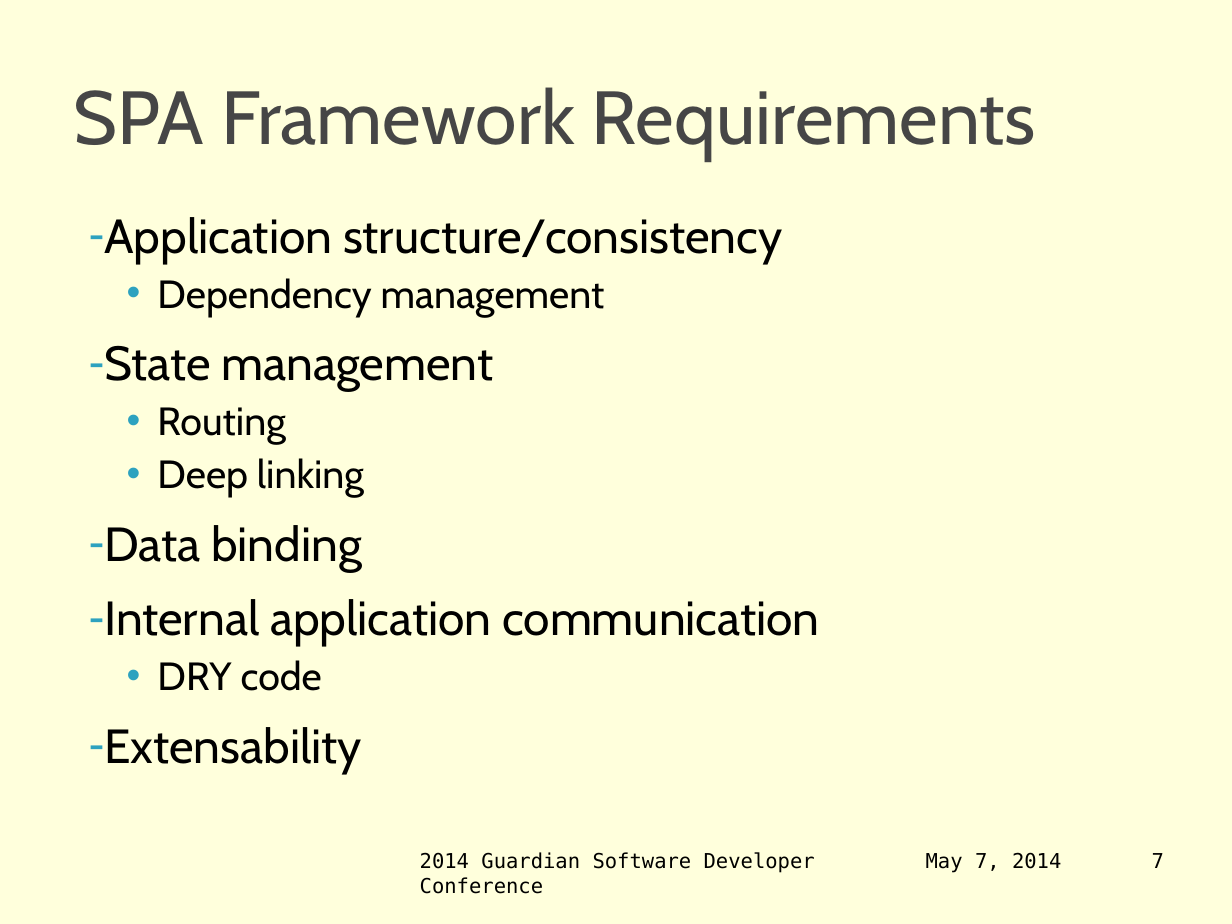
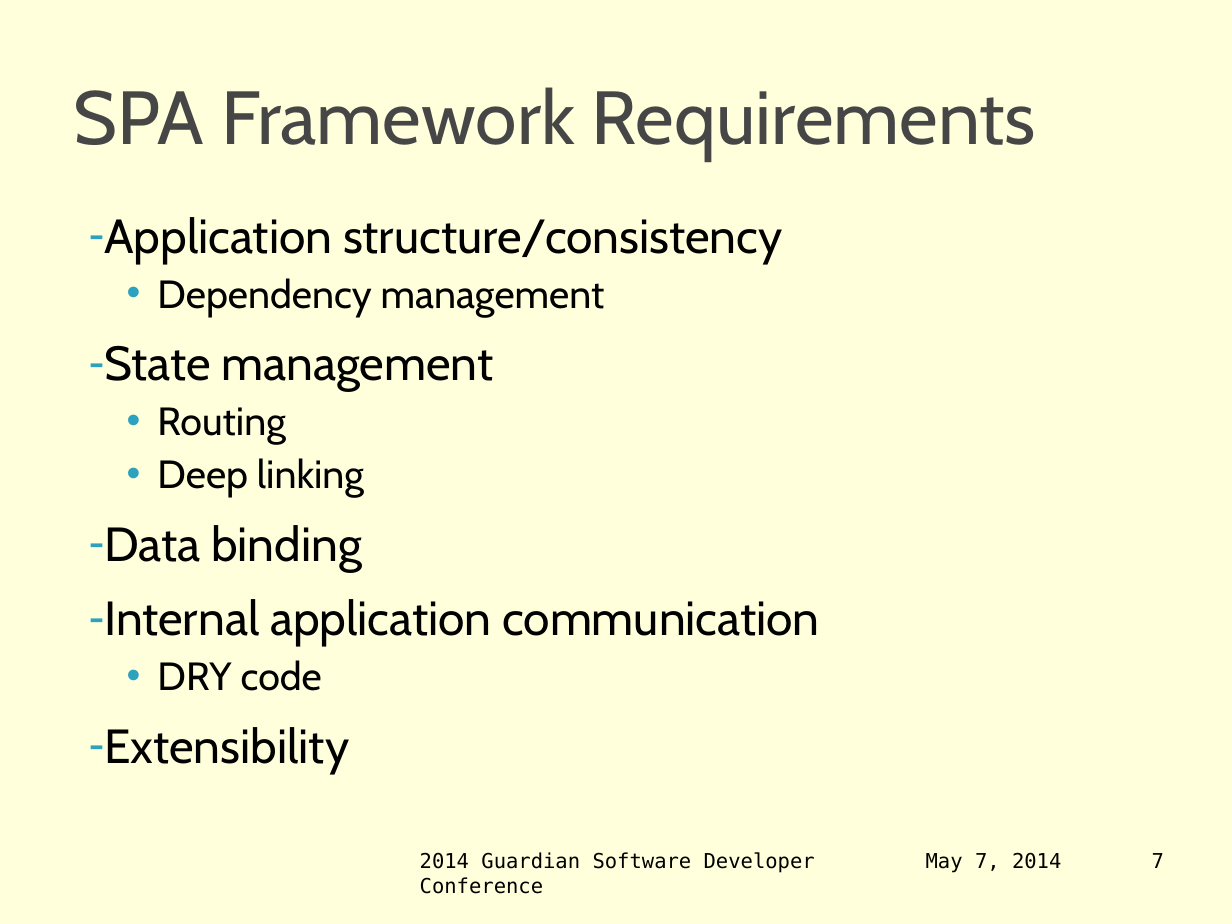
Before and after one commit to jbellmore/GSDC-2014-AngularJS, a slide deck: slide 7 of intro-to-angular-js.pptx. Drawn at 1232x924 pixels with LibreOffice and Linux fonts; fonts in the diff are those of the drawing; background and template pictures are left out. Boxes give left, top, right and bottom in pixels: in the first picture for what was removed or moved away, otherwise in the second. Text is boxed around its words. In the diff, an @@ line names an element or a change of style, - is before the commit and + after.

Commit message:
Finishing touches to slides and outline demo

```diff
--- a/intro-to-angular-js.pptx
+++ b/intro-to-angular-js.pptx
@@ text at (x1=104, y1=727, x2=349, y2=774): text changed @@
-‐ Extensability
+‐ Extensibility
```
Also in this commit, not shown: 1 other file.
